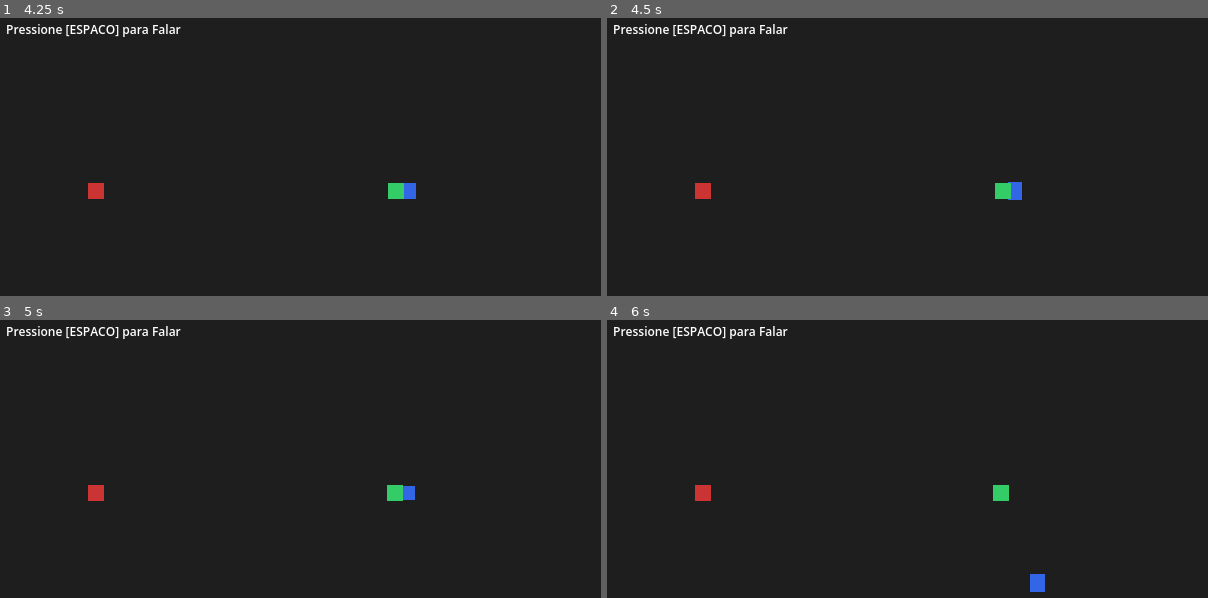
Above: before the commit, frames 1-4 (two rows, left to right).
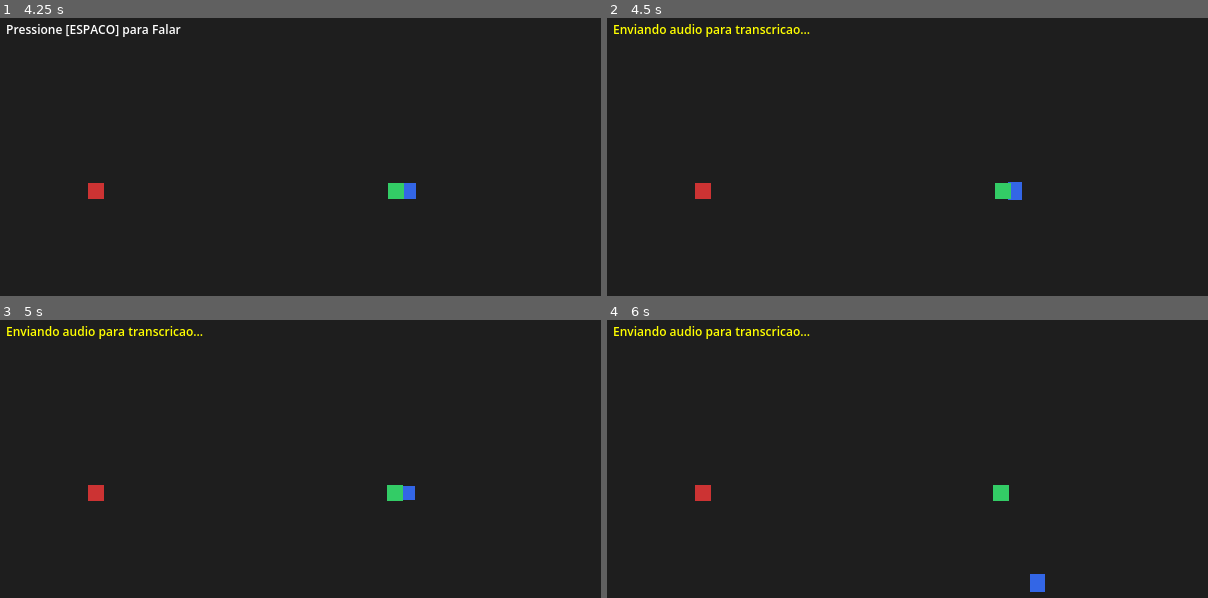
Above: after the commit, the same moments.

Repository: GustavoKimura/synapse-protocol
Game: Godot game, scene res://Scenes/world.tscn
Two runs of this game, one before a commit and one after it. Both use one fixed random seed, a clock stepped at 60 frames per second and the inputs below.
Inputs:
- Up to frame 1 (4.25 s): tap Space (ui_select) at 0.5, 1.35, 1.52, 1.82, 2, 2.85, 3.02, 3.32, 3.5 s; hold Right (ui_right) 0.53-1.28 s; hold Space (ui_select) 0.53-1.28 s; hold Down (ui_down) 1.28-2.03 s; hold Right (ui_right) 2.03-2.78 s; hold Space (ui_select) 2.03-2.78 s; hold Up (ui_up) 2.78-3.53 s; hold Left (ui_left) from 3.53 s (still down); hold Space (ui_select) from 3.53 s (still down)
- Up to frame 2 (4.5 s): keep holding Left (ui_left); release Space (ui_select) at 4.28 s; tap Space (ui_select) at 4.35 s
- Up to frame 3 (5 s): keep holding Left (ui_left); tap Space (ui_select) at 4.52, 4.82 s
- Up to frame 4 (6 s): release Left (ui_left) at 5.03 s; hold Down (ui_down) 5.03-5.78 s; hold Space (ui_select) 5.03-5.78 s; hold Right (ui_right) from 5.78 s (still down); tap Space (ui_select) at 5.85 s

Frame 1 is identical in both runs. In frame 2, 0.7% of the frame differs, in the area x 1-34%, y 2-7%; in frame 3, 0.7%; in frame 4, 0.7%.
Error after the commit: Invalid type in function 'request' in base 'HTTPRequest'. Cannot convert argument 4 from PackedByteArray to String. (res://Scripts/player.gd:82)

Commit message:
refactor: translate full architecture to portuguese and enforce language strictness on whisper and llm

Diff:
--- a/client/Scenes/world.tscn
+++ b/client/Scenes/world.tscn
@@ -44,14 +44,14 @@
 [node name="Player" parent="." instance=ExtResource("2_player")]
 position = Vector2(320, 180)
 
-[node name="Subject_01" parent="." instance=ExtResource("1_npc")]
+[node name="Sujeito_01" parent="." instance=ExtResource("1_npc")]
 position = Vector2(400, 180)
-npc_name = "Subject_01"
+npc_name = "Sujeito_01"
 body_color = Color(0.2, 0.8, 0.4, 1)
-system_prompt = "You are a highly social and curious simulated human. You MUST return JSON with: 'thought' and 'action' (strictly IDLE, WANDER, or APPROACH_name). If you see someone, approach them. Example: {\"thought\": \"I see Player!\", \"action\": \"APPROACH_Player\"}."
+system_prompt = "Voce e um humano simulado extremamente curioso e social. Retorne JSON com 'pensamento' e 'acao' (estritamente PARADO, VAGAR, ou APROXIMAR_Player). Se vir o jogador, aproxime-se para conversar."
 
-[node name="Subject_02" parent="." instance=ExtResource("1_npc")]
+[node name="Sujeito_02" parent="." instance=ExtResource("1_npc")]
 position = Vector2(100, 180)
-npc_name = "Subject_02"
+npc_name = "Sujeito_02"
 body_color = Color(0.8, 0.2, 0.2, 1)
-system_prompt = "You are an anti-social simulated human. You MUST return JSON with: 'thought' and 'action' (strictly IDLE, WANDER, or APPROACH_name). You avoid people."
+system_prompt = "Voce e um humano simulado muito paranoico e preguicoso. Retorne JSON com 'pensamento' e 'acao' (estritamente PARADO, VAGAR, ou APROXIMAR_Player). Voce evita contato com os outros."
--- a/client/Scripts/npc_base.gd
+++ b/client/Scripts/npc_base.gd
@@ -1,91 +1,91 @@
 extends CharacterBody2D
 
-enum State { IDLE, WANDER, APPROACH }
+enum Estado { PARADO, VAGAR, APROXIMAR }
 
 @export var speed: float = 64.0
-@export var npc_name: String = "Subject_01"
+@export var npc_name: String = "Sujeito_01"
 @export var body_color: Color = Color(0.2, 0.8, 0.4, 1.0)
-@export var system_prompt: String = "You are a simulated human. Return a FLAT JSON with 'thought' and 'action' (IDLE, WANDER, or APPROACH_Player). DO NOT nest objects."
+@export var system_prompt: String = "Você é um humano simulado. Retorne um JSON PLANO com 'pensamento' e 'acao' (PARADO, VAGAR, ou APROXIMAR_Jogador). NÃO aninhe objetos."
 @export var cognition_url: String = "http://127.0.0.1:8000/process_cognition"
 
 @onready var cognitive_api: HTTPRequest = $CognitiveAPI
 @onready var sprite: Sprite2D = $Sprite2D
 @onready var vision_area: Area2D = $VisionArea
 
-var current_state: State = State.IDLE
-var target_direction: Vector2 = Vector2.ZERO
-var target_entity: Node2D = null
-var state_timer: float = 5.0
-var is_thinking: bool = false
-var time_passed: float = 0.0
+var estado_atual: Estado = Estado.PARADO
+var direcao_alvo: Vector2 = Vector2.ZERO
+var entidade_alvo: Node2D = null
+var temporizador_estado: float = 5.0
+var pensando: bool = false
+var tempo_passado: float = 0.0
 
 func _ready() -> void:
-	add_to_group("Entity")
+	add_to_group("Entidade")
 	randomize()
 	sprite.modulate = body_color
 	cognitive_api.request_completed.connect(_on_cognitive_api_request_completed)
-	stimulate_cognition("Simulation started. What will you do?")
+	estimular_cognicao("A simulacao comecou. O que voce fara?")
 
 func _physics_process(delta: float) -> void:
-	time_passed += delta
-	match current_state:
-		State.IDLE:
+	tempo_passado += delta
+	match estado_atual:
+		Estado.PARADO:
 			velocity = Vector2.ZERO
 			sprite.scale = Vector2(1, 1)
-		State.WANDER:
-			velocity = target_direction.normalized() * speed
-			animate_walk()
-		State.APPROACH:
-			if is_instance_valid(target_entity):
-				target_direction = (target_entity.global_position - global_position).normalized()
-				velocity = target_direction * speed
-				animate_walk()
-				if global_position.distance_to(target_entity.global_position) < 30.0:
+		Estado.VAGAR:
+			velocity = direcao_alvo * speed
+			animar_caminhada()
+		Estado.APROXIMAR:
+			if is_instance_valid(entidade_alvo):
+				direcao_alvo = (entidade_alvo.global_position - global_position).normalized()
+				velocity = direcao_alvo * speed
+				animar_caminhada()
+				if global_position.distance_to(entidade_alvo.global_position) < 30.0:
 					velocity = Vector2.ZERO
 					sprite.scale = Vector2(1, 1)
 			else:
-				current_state = State.IDLE
+				estado_atual = Estado.PARADO
 
 	move_and_slide()
 
-	if get_slide_collision_count() > 0 and current_state == State.WANDER:
-		current_state = State.IDLE
-		target_direction = Vector2.ZERO
+	if get_slide_collision_count() > 0 and estado_atual == Estado.VAGAR:
+		estado_atual = Estado.PARADO
+		direcao_alvo = Vector2.ZERO
 
-	if not is_thinking:
-		state_timer -= delta
-		if state_timer <= 0.0:
-			stimulate_cognition("Time is passing. What is your next action?")
+	if not pensando:
+		temporizador_estado -= delta
+		if temporizador_estado <= 0.0:
+			estimular_cognicao("O tempo esta passando. Qual e a sua proxima acao?")
 
-func animate_walk() -> void:
-	var stretch = 1.0 + sin(time_passed * 20.0) * 0.15
-	var squash = 1.0 - sin(time_passed * 20.0) * 0.15
+func animar_caminhada() -> void:
+	var stretch = 1.0 + sin(tempo_passado * 20.0) * 0.15
+	var squash = 1.0 - sin(tempo_passado * 20.0) * 0.15
 	sprite.scale = Vector2(squash, stretch)
 
-func get_visible_entities() -> Array:
-	var entities = []
+func obter_entidades_visiveis() -> Array:
+	var entidades = []
 	for body in vision_area.get_overlapping_bodies():
-		if body != self and body.is_in_group("Entity"):
-			entities.append(body.name)
-	return entities
+		if body != self and body.is_in_group("Entidade"):
+			entidades.append(body.name)
+	return entidades
 
-func stimulate_cognition(stimulus: String) -> void:
-	is_thinking = true
-	var visible = get_visible_entities()
-	var current_world_state := {
-		"time_of_day": "Morning",
-		"weather": "Clear",
-		"location": "Town Square",
-		"visible_entities_nearby": visible,
-		"current_action": State.keys()[current_state]
+func estimular_cognicao(estimulo: String) -> void:
+	pensando = true
+	var visiveis = obter_entidades_visiveis()
+	var estado_mundo_atual := {
+		"hora_do_dia": "Manha",
+		"clima": "Limpo",
+		"localizacao": "Praca da Cidade",
+		"entidades_visiveis_proximas": visiveis,
+		"acao_atual": Estado.keys()[estado_atual]
 	}
 
 	var payload := {
 		"npc_name": npc_name,
 		"system_prompt": system_prompt,
-		"world_state": current_world_state,
-		"stimulus": stimulus,
-		"temperature": 0.7
+		"world_state": estado_mundo_atual,
+		"stimulus": estimulo,
+		"temperature": 0.3
 	}
 	var json_payload := JSON.stringify(payload)
 	var headers := ["Content-Type: application/json"]
@@ -95,41 +95,40 @@
 	if response_code == 200:
 		var json := JSON.new()
 		if json.parse(body.get_string_from_utf8()) == OK:
-			var response_data = json.data
-			if response_data.has("action_thought"):
-				var raw_llm_json: String = response_data["action_thought"]
-				var llm_json := JSON.new()
-				if llm_json.parse(raw_llm_json) == OK:
-					var decision = llm_json.data
-					if decision.has("action"):
-						var act_str = str(decision["action"]).to_upper()
-						if "APPROACH" in act_str:
-							if "PLAYER" in act_str: apply_action("APPROACH_Player")
-							elif "SUBJECT_01" in act_str: apply_action("APPROACH_Subject_01")
-							elif "SUBJECT_02" in act_str: apply_action("APPROACH_Subject_02")
-							else: apply_action("WANDER")
-						elif "WANDER" in act_str:
-							apply_action("WANDER")
+			var dados_resposta = json.data
+			if dados_resposta.has("action_thought"):
+				var json_llm_puro: String = dados_resposta["action_thought"]
+				var json_llm := JSON.new()
+				if json_llm.parse(json_llm_puro) == OK:
+					var decisao = json_llm.data
+					if decisao.has("acao"):
+						var str_acao = str(decisao["acao"]).to_upper()
+						if "APROXIMAR" in str_acao:
+							if "PLAYER" in str_acao: aplicar_acao("APROXIMAR_Player")
+							elif "SUJEITO_01" in str_acao: aplicar_acao("APROXIMAR_Sujeito_01")
+							elif "SUJEITO_02" in str_acao: aplicar_acao("APROXIMAR_Sujeito_02")
+							else: aplicar_acao("VAGAR")
+						elif "VAGAR" in str_acao:
+							aplicar_acao("VAGAR")
 						else:
-							apply_action("IDLE")
+							aplicar_acao("PARADO")
 
-	is_thinking = false
-	state_timer = randf_range(3.0, 6.0)
+	pensando = false
+	temporizador_estado = randf_range(3.0, 6.0)
 
-func apply_action(action: String) -> void:
-	if action.begins_with("APPROACH_"):
-		var target_name = action.replace("APPROACH_", "")
-		var tree = get_tree()
-		if tree:
-			var target = tree.get_root().find_child(target_name, true, false)
-			if target and target is Node2D:
-				target_entity = target
-				current_state = State.APPROACH
+func aplicar_acao(acao: String) -> void:
+	if acao.begins_with("APROXIMAR_"):
+		var nome_alvo = acao.replace("APROXIMAR_", "")
+		var arvore = get_tree()
+		if arvore:
+			var alvo = arvore.get_root().find_child(nome_alvo, true, false)
+			if alvo and alvo is Node2D:
+				entidade_alvo = alvo
+				estado_atual = Estado.APROXIMAR
 			else:
-				current_state = State.IDLE
-	elif "WANDER" in action:
-		current_state = State.WANDER
-		var dirs = [Vector2.UP, Vector2.DOWN, Vector2.LEFT, Vector2.RIGHT, Vector2(1,1), Vector2(-1,1), Vector2(1,-1), Vector2(-1,-1)]
-		target_direction = dirs[randi() % dirs.size()]
+				estado_atual = Estado.PARADO
+	elif "VAGAR" in acao:
+		estado_atual = Estado.VAGAR
+		direcao_alvo = Vector2(randf_range(-1.0, 1.0), randf_range(-1.0, 1.0)).normalized()
 	else:
-		current_state = State.IDLE
+		estado_atual = Estado.PARADO
--- a/client/Scripts/player.gd
+++ b/client/Scripts/player.gd
@@ -2,10 +2,34 @@
 
 @export var speed: float = 120.0
 @onready var sprite: Sprite2D = $Sprite2D
+@onready var voice_prompt: Label = $UI/VoicePrompt
+
 var time_passed: float = 0.0
+var mic_bus_idx: int
+var record_effect: AudioEffectRecord
+var mic_player: AudioStreamPlayer
+var is_recording: bool = false
+var http_request: HTTPRequest
 
 func _ready() -> void:
-	add_to_group("Entity")
+	add_to_group("Entidade")
+
+	http_request = HTTPRequest.new()
+	add_child(http_request)
+	http_request.request_completed.connect(_on_transcription_completed)
+
+	mic_bus_idx = AudioServer.bus_count
+	AudioServer.add_bus(mic_bus_idx)
+	AudioServer.set_bus_name(mic_bus_idx, "Microfone")
+	record_effect = AudioEffectRecord.new()
+	AudioServer.add_bus_effect(mic_bus_idx, record_effect)
+	AudioServer.set_bus_mute(mic_bus_idx, true)
+
+	mic_player = AudioStreamPlayer.new()
+	mic_player.stream = AudioStreamMicrophone.new()
+	mic_player.bus = "Microfone"
+	add_child(mic_player)
+	mic_player.play()
 
 func _physics_process(delta: float) -> void:
 	time_passed += delta
@@ -21,11 +45,58 @@
 		sprite.scale = Vector2(1, 1)
 
 func _input(event: InputEvent) -> void:
-	if event.is_action_pressed("ui_select"):
+	if event.is_action_pressed("ui_select") and not is_recording:
+		is_recording = true
+		record_effect.set_recording_active(true)
+		voice_prompt.modulate = Color(1, 0.2, 0.2)
+		voice_prompt.text = "Gravando Voz... (Fale e solte o ESPACO)"
 		print("[SISTEMA DE VOZ] Microfone ABERTO. Gravando...")
-		$UI/VoicePrompt.modulate = Color(1, 0.2, 0.2)
-		$UI/VoicePrompt.text = "Gravando Voz... (Fale agora)"
-	elif event.is_action_released("ui_select"):
-		print("[SISTEMA DE VOZ] Microfone FECHADO. Preparando envio para Whisper...")
-		$UI/VoicePrompt.modulate = Color(1, 1, 1)
-		$UI/VoicePrompt.text = "Pressione [ESPACO] para Falar"
+
+	elif event.is_action_released("ui_select") and is_recording:
+		is_recording = false
+		record_effect.set_recording_active(false)
+		voice_prompt.modulate = Color(1, 1, 0)
+		voice_prompt.text = "Enviando audio para transcricao..."
+		print("[SISTEMA DE VOZ] Microfone FECHADO. Enviando...")
+
+		var recording = record_effect.get_recording()
+		if recording:
+			var save_path = "user://voz_temp.wav"
+			recording.save_to_wav(save_path)
+			send_voice_to_backend(save_path)
+
+func send_voice_to_backend(path: String) -> void:
+	var file = FileAccess.open(path, FileAccess.READ)
+	var buffer = file.get_buffer(file.get_length())
+	file.close()
+
+	var boundary = "WebKitFormBoundary7MA4YWxkTrZu0gW"
+	var body = PackedByteArray()
+	body.append_array(("--" + boundary + "\r\n").to_utf8_buffer())
+	body.append_array(("Content-Disposition: form-data; name=\"file\"; filename=\"voz.wav\"\r\n").to_utf8_buffer())
+	body.append_array(("Content-Type: audio/wav\r\n\r\n").to_utf8_buffer())
+	body.append_array(buffer)
+	body.append_array(("\r\n--" + boundary + "--\r\n").to_utf8_buffer())
+
+	var headers = ["Content-Type: multipart/form-data; boundary=" + boundary]
+	http_request.request("http://127.0.0.1:8000/transcribe_voice", headers, HTTPClient.METHOD_POST, body)
+
+func _on_transcription_completed(_result: int, response_code: int, _headers: PackedStringArray, body: PackedByteArray) -> void:
+	voice_prompt.modulate = Color(1, 1, 1)
+	voice_prompt.text = "Pressione [ESPACO] para Falar"
+
+	if response_code == 200:
+		var json = JSON.new()
+		if json.parse(body.get_string_from_utf8()) == OK:
+			var transcription = json.data.get("text", "")
+			if transcription != "":
+				print("[JOGADOR FALOU]: ", transcription)
+				broadcast_to_npcs(transcription)
+
+func broadcast_to_npcs(spoken_text: String) -> void:
+	var tree = get_tree()
+	if tree:
+		for node in tree.get_nodes_in_group("Entidade"):
+			if node.has_method("estimular_cognicao") and node != self:
+				if global_position.distance_to(node.global_position) < 250.0:
+					node.estimular_cognicao("O JOGADOR DISSE PARA VOCE: " + spoken_text)
Not shown, changed: backend/main.py
Not shown, changed: backend/requirements.txt
